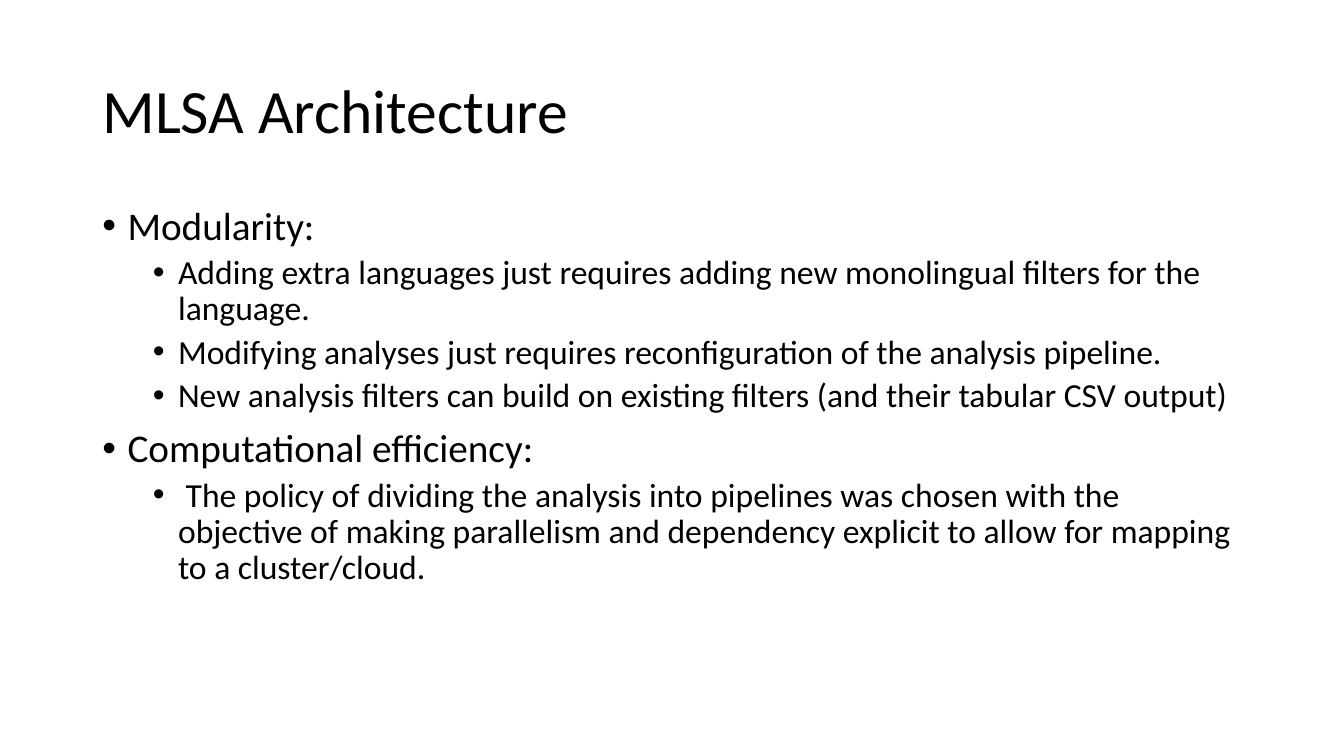
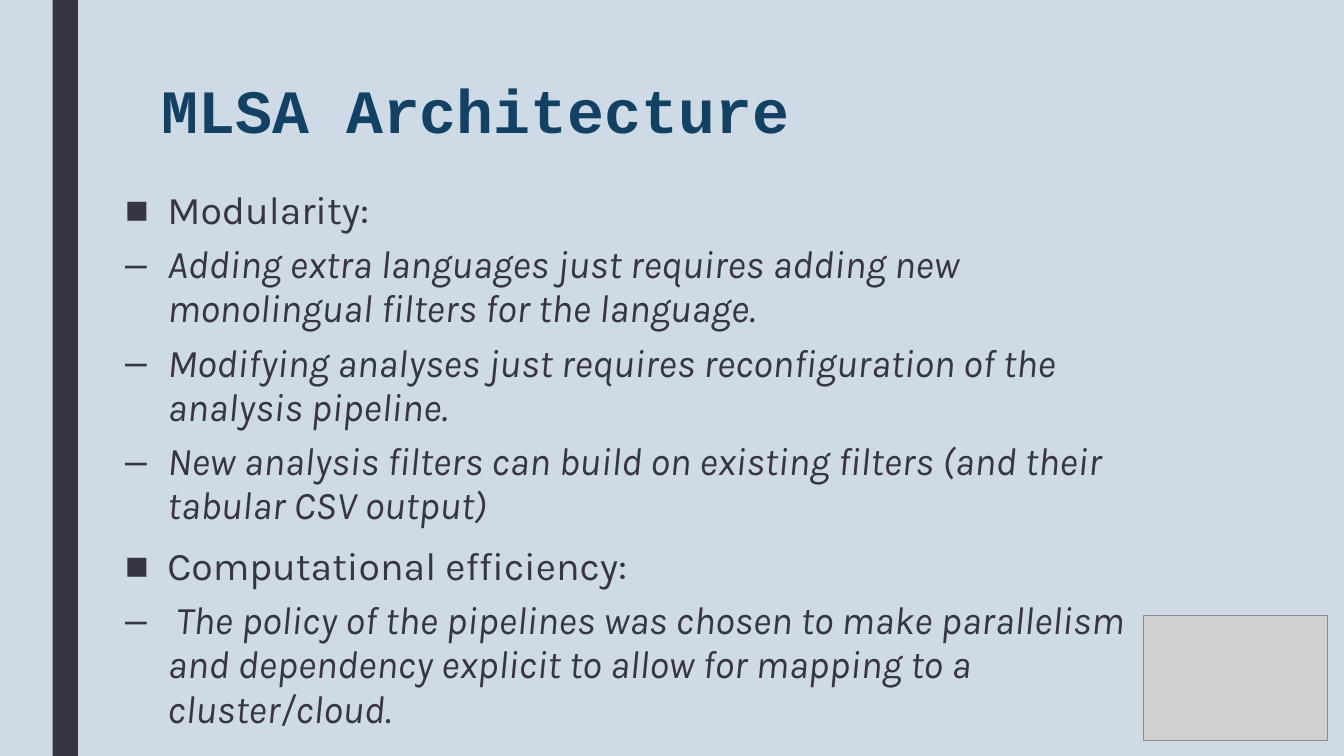
Before and after one commit to MultilingualStaticAnalysis/MLSA, a slide deck: slide 7 of Doc/LBB ICSoft2017 Slides v0.pptx. Drawn at 1344x756 pixels with LibreOffice and Linux fonts; fonts in the diff are those of the drawing; grey boxes stand for pictures. Boxes give left, top, right and bottom in pixels: in the first picture for what was removed or moved away, otherwise in the second. Text is boxed around its words. In the diff, an @@ line names an element or a change of style, - is before the commit and + after.

```diff
--- a/Doc/LBB ICSoft2017 Slides v0.pptx
+++ b/Doc/LBB ICSoft2017 Slides v0.pptx
@@ background #FFFFFF to #CEDBE6 @@
@@ rectangle added at [52, 0, 78, 756], fill #373545 @@
@@ title "MLSA Architecture": place and size @@
-title "MLSA Architecture" at [102, 90, 567, 134]
+title "MLSA Architecture" at [161, 89, 789, 134]
@@ title "MLSA Architecture" at [161, 89, 789, 134]: font Calibri to Courier New, text colour #000000 to #134163, bold on; line spacing 0.9 to 0.89; vertical alignment middle to top @@
@@ text "Modularity:": place and size @@
-text "Modularity:" at [128, 212, 1230, 581]
+text "Modularity:" at [167, 197, 1125, 726]
@@ text at [167, 197, 1102, 590]: font Calibri to Karla, text colour #000000 to #373545 in "Modularity:", "Adding extra languages just requires adding new ...", "Modifying analyses just requires reconfiguration of the ...", "New analysis filters can build on existing ..." and 1 more places; size 24 to 28 pt, italic on in "Adding extra languages just requires adding new ...", "Modifying analyses just requires reconfiguration of the ...", "New analysis filters can build on existing ..."; bullet • to ■; line spacing 0.9 to 0.94; more space between paragraphs; bullet • to – @@
@@ text at [167, 607, 1125, 726]: text changed; size 24 to 28 pt; font Calibri to Karla; text colour #000000 to #373545; italic on @@
-  • The policy of dividing the analysis into pipelines was chosen with the objective of making parallelism and dependency explicit to allow for mapping to a cluster/cloud.
+  – The policy of the pipelines was chosen to make parallelism and dependency explicit to allow for mapping to a cluster/cloud.
@@ picture added at [1144, 616, 1328, 741] @@
```
Also in this commit, not shown: 15 other slides changed, 6 other files.
